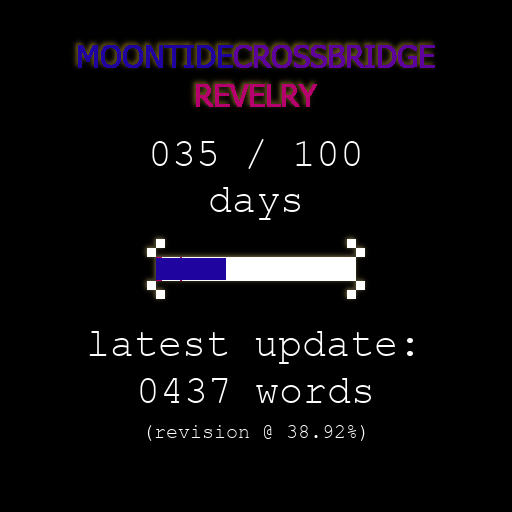
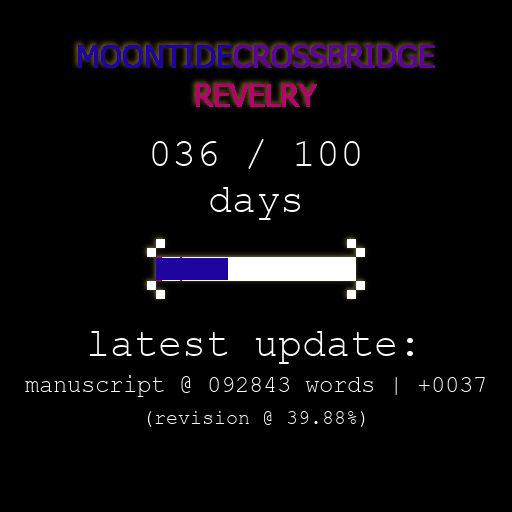
Two versions of the same layered image (512x512). Layer-by-layer changes:
painted on "progress bar" over left=226, top=258, right=228, bottom=280
renamed "(revision @ 38.92%)" to "(revision @ 39.88%)", painted on it over left=147, top=411, right=365, bottom=441
painted on "XXX / 100" over left=199, top=141, right=217, bottom=166
removed layer "0000" from group "Layer Group" over left=140, top=378, right=228, bottom=403
renamed "words" to "manuscript @ 092843 words | +0...", painted on it over left=25, top=375, right=485, bottom=403
